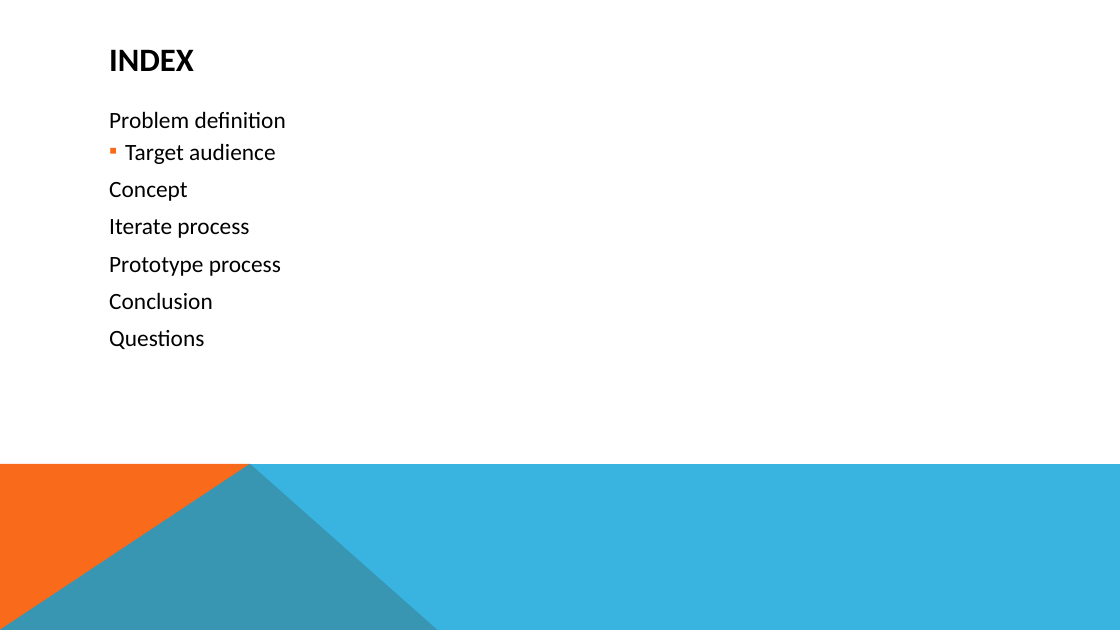
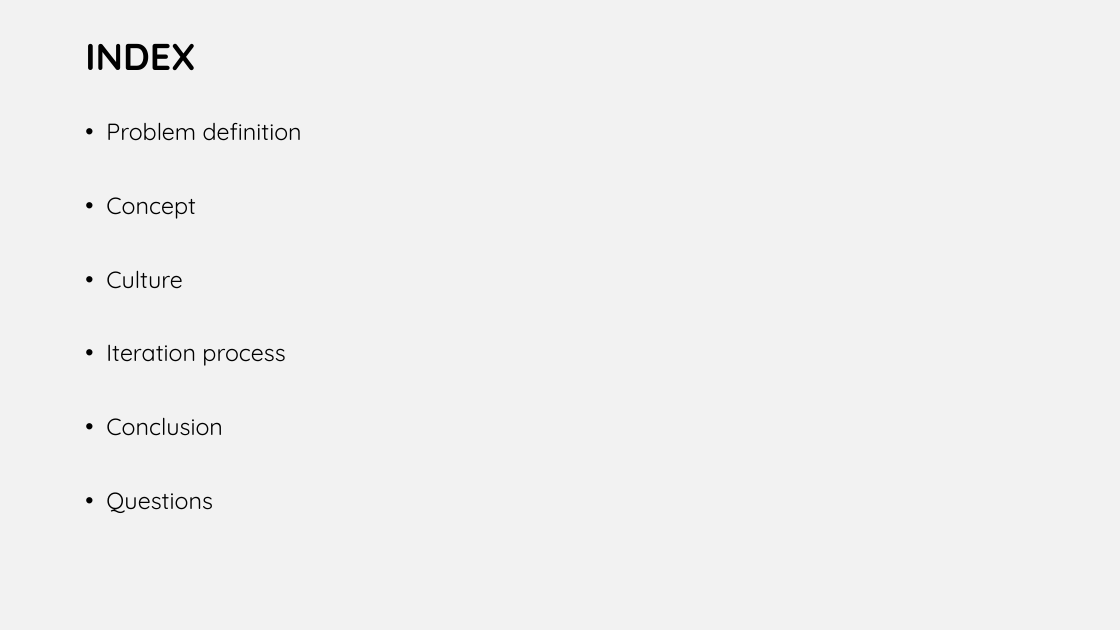
Before and after one commit to legendely/project_group_theme1.1-2015-16-, a slide deck: slide 2 of game-concept.pptx. Drawn at 1120x630 pixels with LibreOffice and Linux fonts; fonts in the diff are those of the drawing. Boxes give left, top, right and bottom in pixels: in the first picture for what was removed or moved away, otherwise in the second. Text is boxed around its words. In the diff, an @@ line names an element or a change of style, - is before the commit and + after.

```diff
--- a/game-concept.pptx
+++ b/game-concept.pptx
@@ background #FFFFFF to #F2F2F2 @@
@@ title "INDEX": place and size @@
-title "INDEX" at box(109, 49, 194, 71)
+title "INDEX" at box(85, 44, 195, 70)
@@ title "INDEX" at box(85, 44, 195, 70): size 28 to 32 pt, font Calibri to Quicksand; line spacing 1 to 0.9; vertical alignment middle to top @@
@@ text "Problem definition": place and size @@
-text "Problem definition" at box(109, 111, 286, 349)
+text "Problem definition" at box(106, 122, 302, 513)
@@ text at box(106, 122, 302, 513): font Calibri to Quicksand in "Problem definition", "Concept", "Conclusion", "Questions"; bullet none to •; line spacing 1 to 0.9; more space between paragraphs @@
@@ text at box(125, 143, 275, 164): paragraph removed @@
-  ▪ Target audience
@@ text at box(106, 270, 285, 366): text changed; font Calibri to Quicksand @@
-Iterate process
-Prototype process
+• Culture
+• Iteration process
@@ freeform shape removed at box(0, 464, 438, 630) @@
@@ freeform shape removed at box(0, 464, 1120, 630) @@
```
Also in this commit, not shown: 4 other slides changed, 6 slides added, 3 slides removed, 2 other files.
